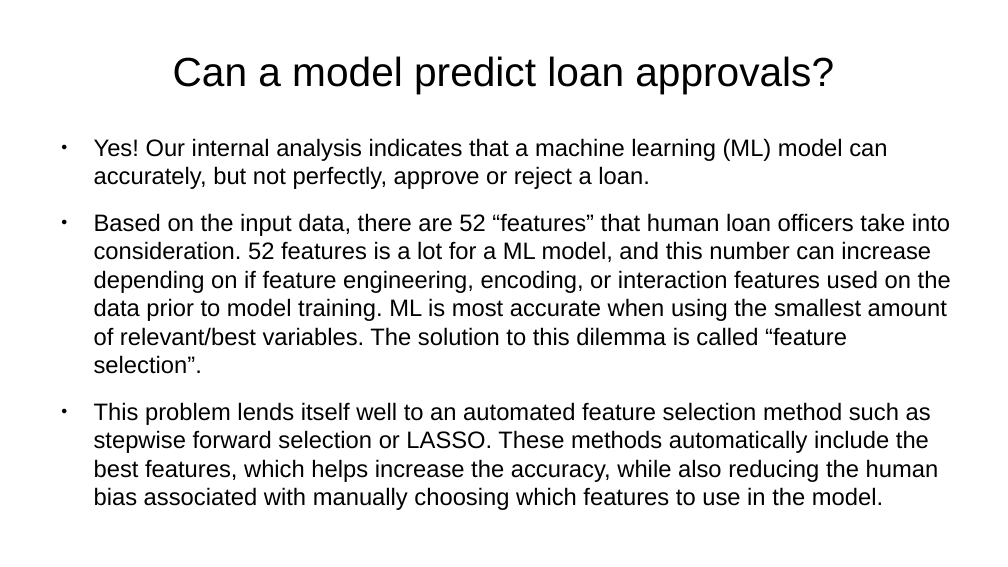
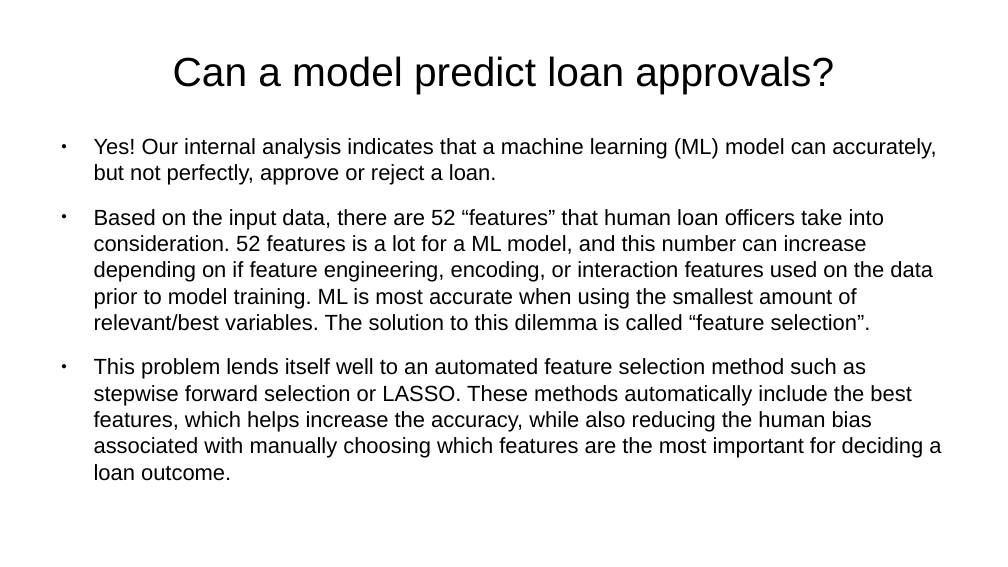
Before and after one commit to mbradds/loan-origination-model, a slide deck: slide 2 of loan_approval_slides_gm.pptx. Drawn at 1008x567 pixels with LibreOffice and Linux fonts; fonts in the diff are those of the drawing. Boxes give left, top, right and bottom in pixels: in the first picture for what was removed or moved away, otherwise in the second. Text is boxed around its words. In the diff, an @@ line names an element or a change of style, - is before the commit and + after.

```diff
--- a/loan_approval_slides_gm.pptx
+++ b/loan_approval_slides_gm.pptx
@@ text at [94,138,936,331]: size 18.7 to 17.3 pt in "Yes! Our internal analysis indicates that a ...", "Based on the input data, there are ..." @@
@@ text at [94,358,941,458]: text changed; size 18.7 to 17.3 pt @@
-● This problem lends itself well to an automated feature selection method such as stepwise forward selection or LASSO. These methods automatically include the best features, which helps increase the accuracy, while also reducing the human bias associated with manually choosing which features to use in the model.
+● This problem lends itself well to an automated feature selection method such as stepwise forward selection or LASSO. These methods automatically include the best features, which helps increase the accuracy, while also reducing the human bias associated with manually choosing which features are the most important for deciding a loan outcome.
```
Also in this commit, not shown: 2 other slides changed, 3 other files.
